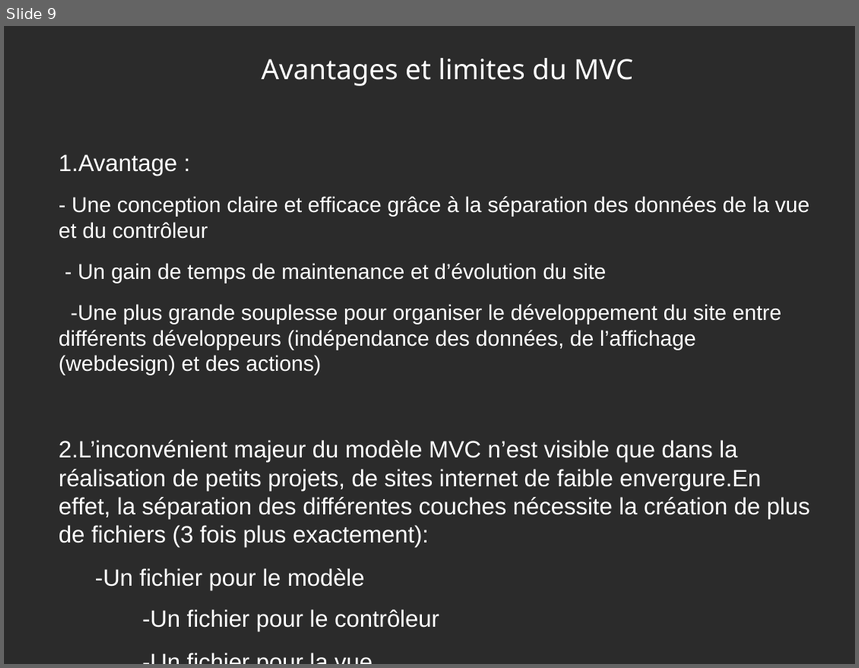
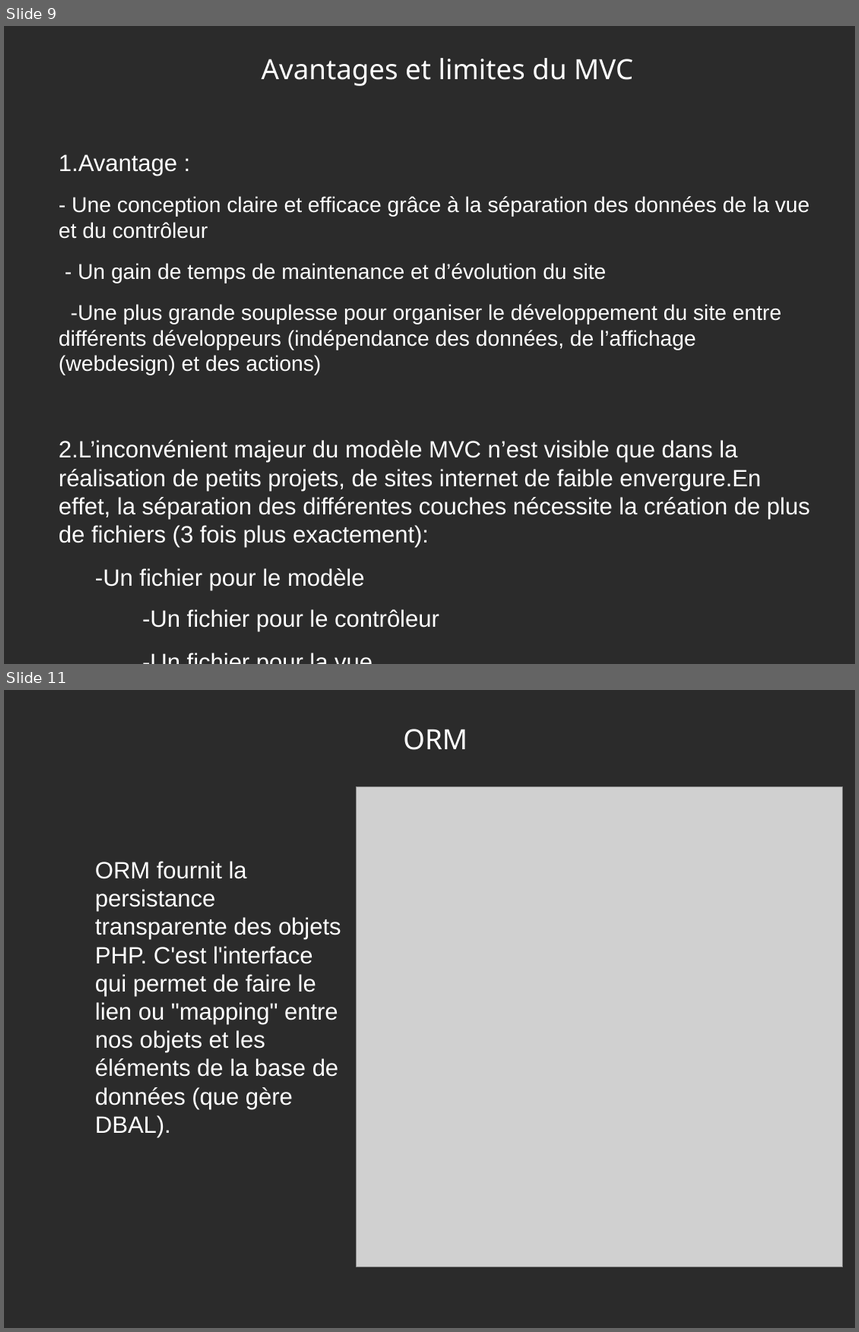
Before and after one commit to as199/filredprivate, a slide deck: doc/veille mvc.odp. Shown one above the other, each under a label of ours: slide 9 before the commit, slides 9 and 11 after it; the slides between them are not shown. The pictures are 859x668 and 859x1332 pixels, drawn with LibreOffice and Linux fonts; fonts in the diff are those of the drawing; grey boxes stand for pictures; background and template pictures are left out; a plain dark background stands for a picture behind light text. Boxes give left, top, right and bottom in pixels: in the first picture for what was removed or moved away, otherwise in the second. Text is boxed around its words. In the diff, an @@ line names an element or a change of style, - is before the commit and + after.

```diff
--- a/doc/veille mvc.odp
+++ b/doc/veille mvc.odp
@@ slide 11 added at (x1=4, y1=690, x2=855, y2=1328), background picture (left out) @@
@@ title added at (x1=403, y1=729, x2=468, y2=750), 26 pt, text #FFFFFF @@
+ORM
@@ picture added at (x1=357, y1=787, x2=844, y2=1268) @@
@@ text added at (x1=95, y1=861, x2=341, y2=1138), 22 pt, text #FFFFFF @@
+  ORM fournit la persistance transparente des objets PHP. C'est l'interface qui permet de faire le lien ou "mapping" entre nos objets et les éléments de la base de données (que gère DBAL).
```
Also in this commit, not shown: 2 slides changed, 1 other slide added, 19 other files.
